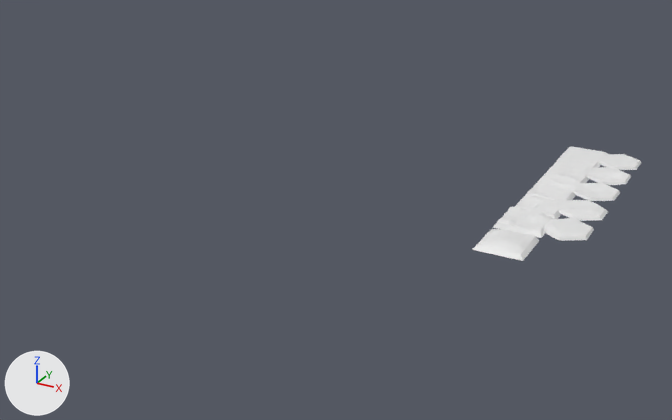
Two versions of the FBX model Assets/_Visual/Models/grounds.fbx, one commit apart.
Rendered twice from a 50 mm lens placed at (11.7, -53.2, 18.3), pointed at (-10.2, -13.4, -1.6). Every picture has the same lights, and +X, +Y and +Z are marked at lower left.

The first picture shows 'ground._3', 'ground_1', 'ground_2', 'ground_3', 'ground_4', 'hexground_1', 'hexground_2', 'hexground_3'.
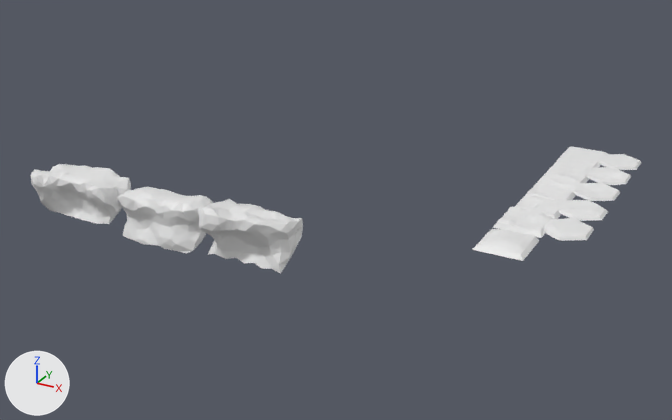
The newer file is also turned or shifted as a whole; pictures and numbers use the older file's frame.

Boxes (x1, y1, x2, y2) around the edits, measured in the pictures (672 x 420 px):
'cliffside_2', added: after (197, 199, 303, 274)
'cliffside_0', added: after (117, 187, 213, 253)
'cliffside_1', added: after (31, 164, 131, 224)

Diff of the bpy script that builds the scene:
```diff
--- a/Assets/_Visual/Models/grounds.fbx.py
+++ b/Assets/_Visual/Models/grounds.fbx.py
@@ me_cube_003 @@
+me_cube_003.from_pydata(...)  # 265 vertices, 489 faces; spans x -2.43..2.44, y -1.74..1.18, z -1.06..1.41
@@ me_cube_002 @@
+me_cube_002.from_pydata(...)  # 181 vertices, 327 faces; spans x -2.34..2.61, y -1.14..1.14, z -1.39..1.25
@@ me_cube_004 @@
+me_cube_004.from_pydata(...)  # 192 vertices, 358 faces; spans x -2.25..2.16, y -2.02..1.45, z -1.0..1.71
@@ ob_cliffside_1 @@
+ob_cliffside_1 = bpy.data.objects.new('cliffside_1', me_cube_003)
+ob_cliffside_1.location = (-20.5, -21.0, 0.0)
@@ ob_cliffside_0 @@
+ob_cliffside_0 = bpy.data.objects.new('cliffside_0', me_cube_002)
+ob_cliffside_0.location = (-15.5, -21.0, 0.0)
@@ ob_cliffside_2 @@
+ob_cliffside_2 = bpy.data.objects.new('cliffside_2', me_cube_004)
+ob_cliffside_2.location = (-10.34, -21.0, 0.0)
```
